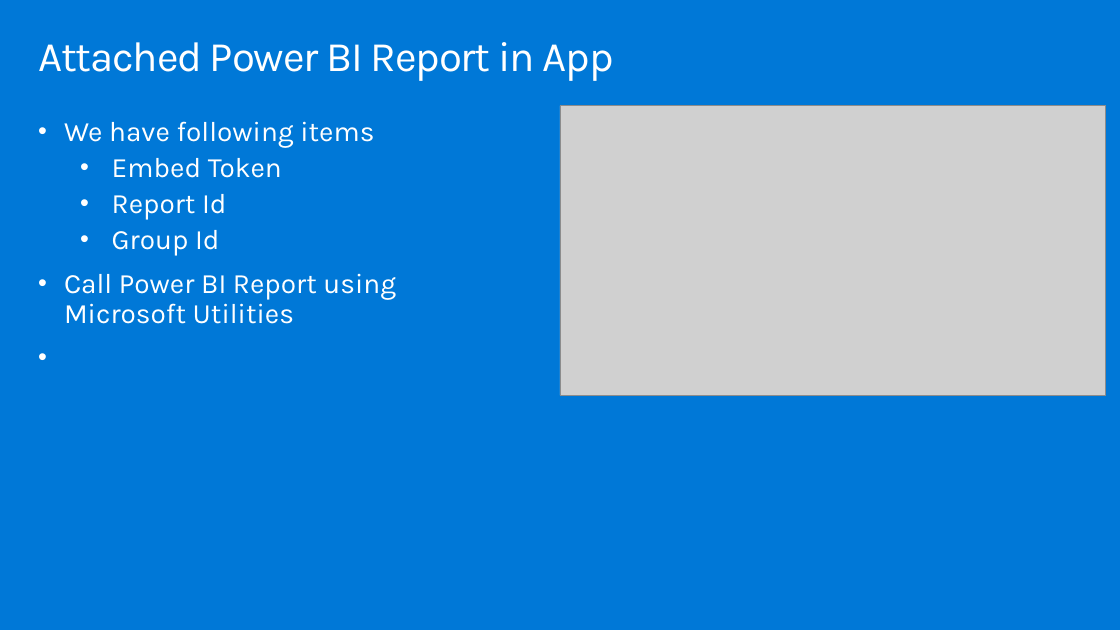
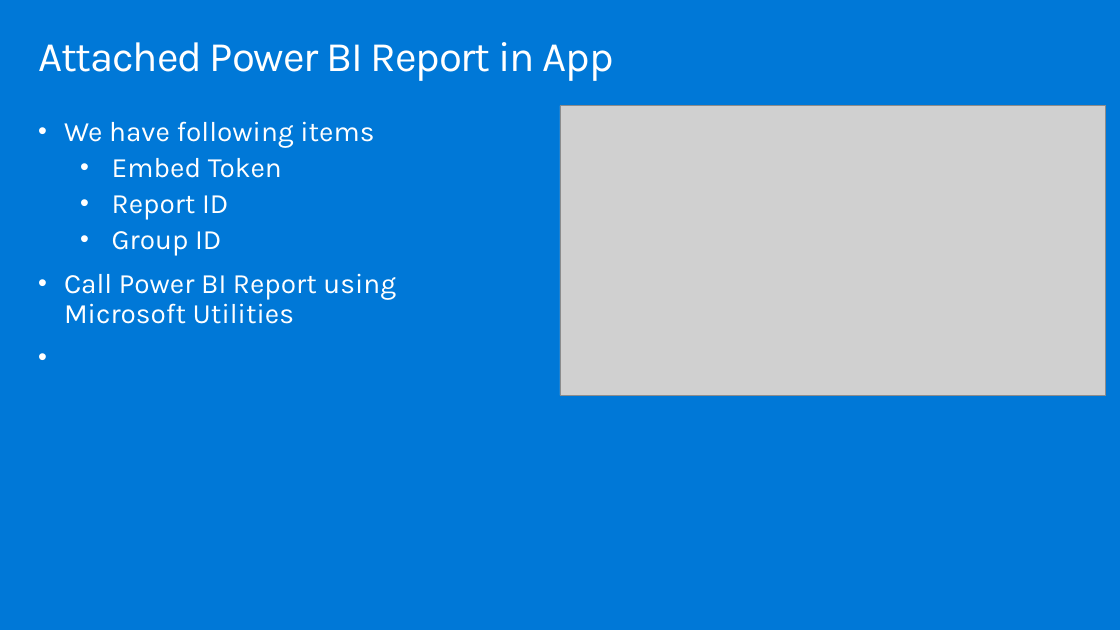
Before and after one commit to hnc198/AzurePowerBI, a slide deck: slide 13 of Hands-on Modules/Embedding/9. Embedding Module.pptx. Drawn at 1120x630 pixels with LibreOffice and Linux fonts; fonts in the diff are those of the drawing; grey boxes stand for pictures. Boxes give left, top, right and bottom in pixels: in the first picture for what was removed or moved away, otherwise in the second. Text is boxed around its words. In the diff, an @@ line names an element or a change of style, - is before the commit and + after.

```diff
--- a/Hands-on Modules/Embedding/9. Embedding Module.pptx
+++ b/Hands-on Modules/Embedding/9. Embedding Module.pptx
@@ text at <box>112,195,228,255</box>: text changed @@
-  • Report Id
-  • Group Id
+  • Report ID
+  • Group ID
```
Also in this commit, not shown: 7 other slides changed, 3 other files.
